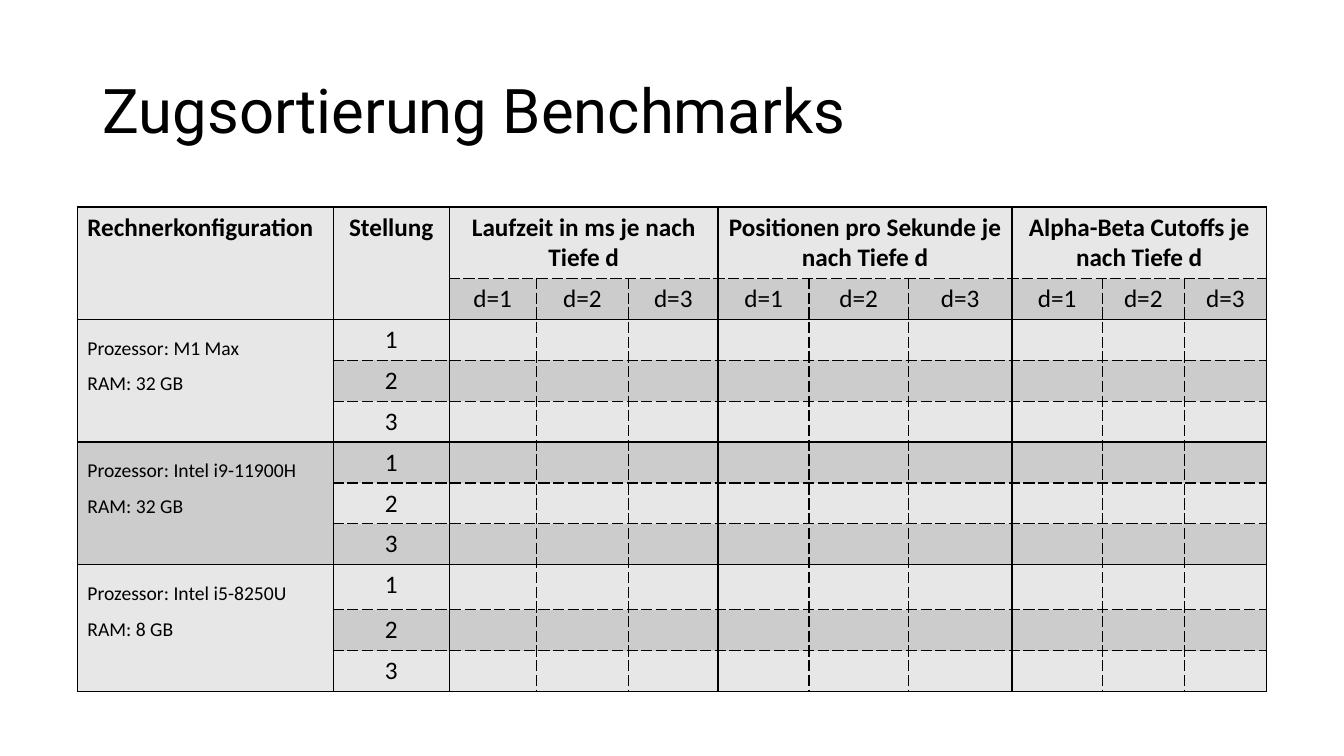
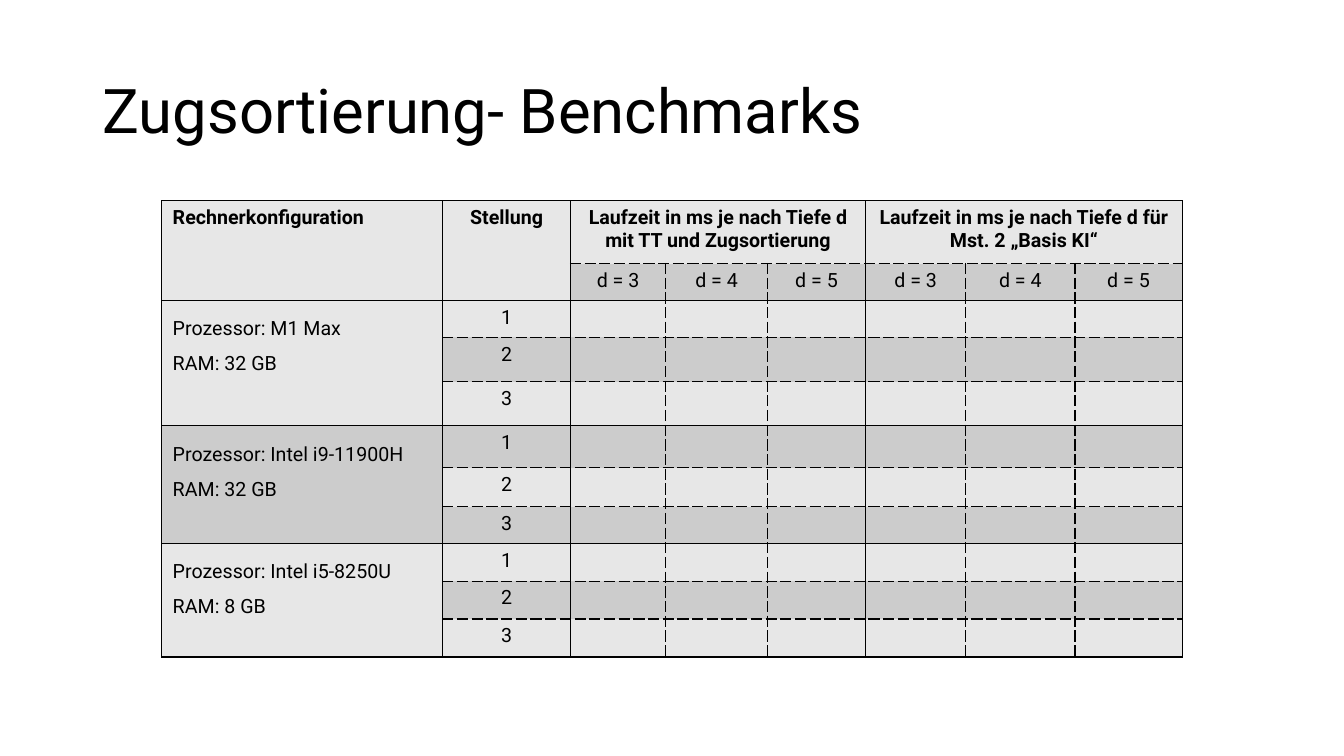
Before and after one commit to patrickzda/chess_engine, a slide deck: slide 16 of presentations/PJ_KI_MST3.pptx (slide 7 before the commit). Drawn at 1344x756 pixels with LibreOffice and Linux fonts; fonts in the diff are those of the drawing. Boxes give left, top, right and bottom in pixels: in the first picture for what was removed or moved away, otherwise in the second. Text is boxed around its words. In the diff, an @@ line names an element or a change of style, - is before the commit and + after.

```diff
--- a/presentations/PJ_KI_MST3.pptx
+++ b/presentations/PJ_KI_MST3.pptx
@@ title at <box>102,86,862,146</box>: text changed @@
-Zugsortierung Benchmarks
+Zugsortierung- Benchmarks
@@ table at <box>161,201,1183,657</box> @@
-column 3: Laufzeit in ms je nach Tiefe d | d=1 |  |  |  |  |  |  |  |  | 
-column 4:  | d=2 |  |  |  |  |  |  |  |  | 
-column 5:  | d=3 |  |  |  |  |  |  |  |  | 
-column 6: Positionen pro Sekunde je nach Tiefe d | d=1 |  |  |  |  |  |  |  |  | 
-column 7:  | d=2 |  |  |  |  |  |  |  |  | 
-column 8:  | d=3 |  |  |  |  |  |  |  |  | 
-column 9: Alpha-Beta Cutoffs je nach Tiefe d | d=1 |  |  |  |  |  |  |  |  | 
-column 10:  | d=2 |  |  |  |  |  |  |  |  | 
-column 11:  | d=3 |  |  |  |  |  |  |  |  | 
+column 3: Laufzeit in ms je nach Tiefe d mit TT und Zugsortierung | d = 3 |  |  |  |  |  |  |  |  | 
+column 4:  | d = 4 |  |  |  |  |  |  |  |  | 
+column 5:  | d = 5 |  |  |  |  |  |  |  |  | 
+column 6: Laufzeit in ms je nach Tiefe d für Mst. 2 „Basis KI“ | d = 3 |  |  |  |  |  |  |  |  | 
+column 7:  | d = 4 |  |  |  |  |  |  |  |  | 
+column 8:  | d = 5 |  |  |  |  |  |  |  |  | 
@@ table: place and size @@
-table at <box>78,207,1267,686</box>
+table at <box>161,201,1183,657</box>
```
Also in this commit, not shown: 2 other slides changed, 20 slides added, 8 slides removed.
